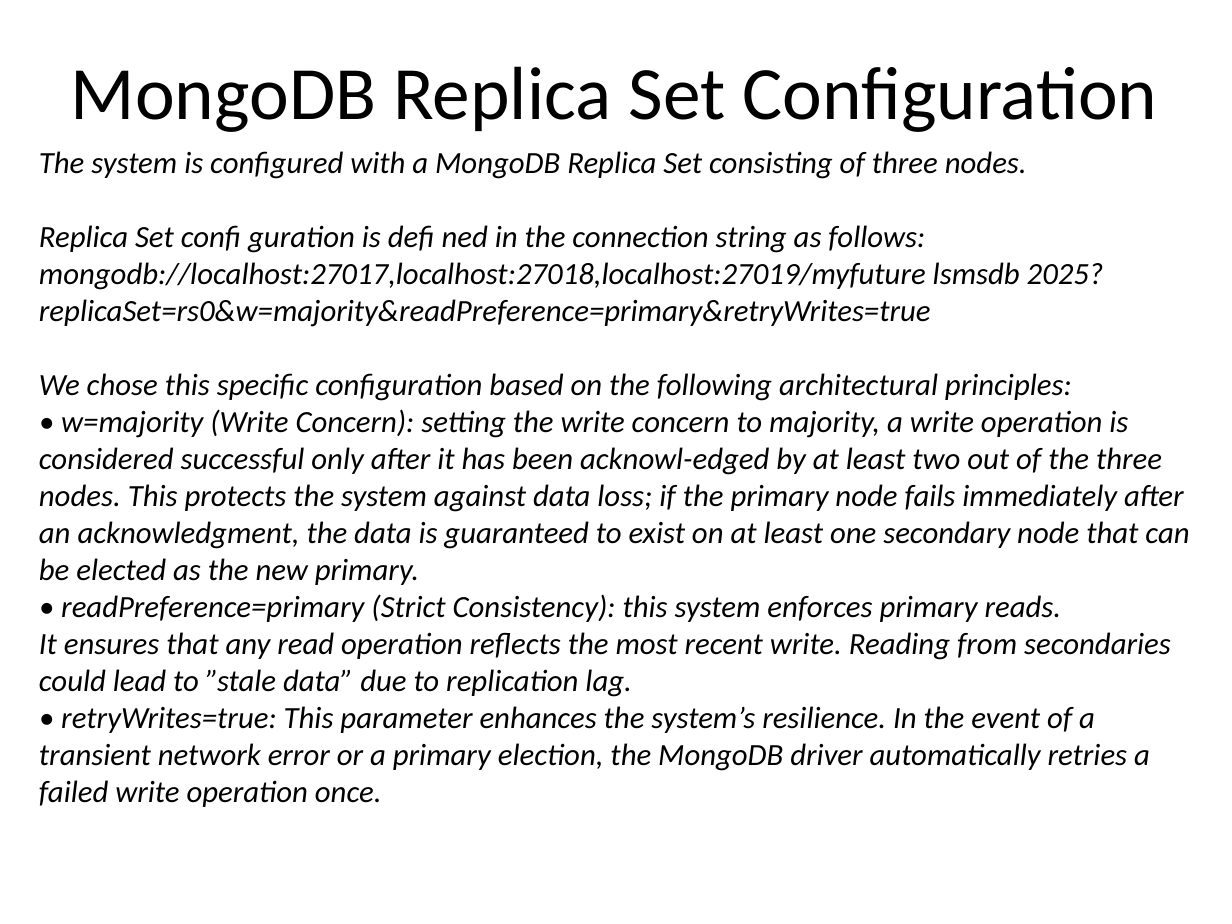
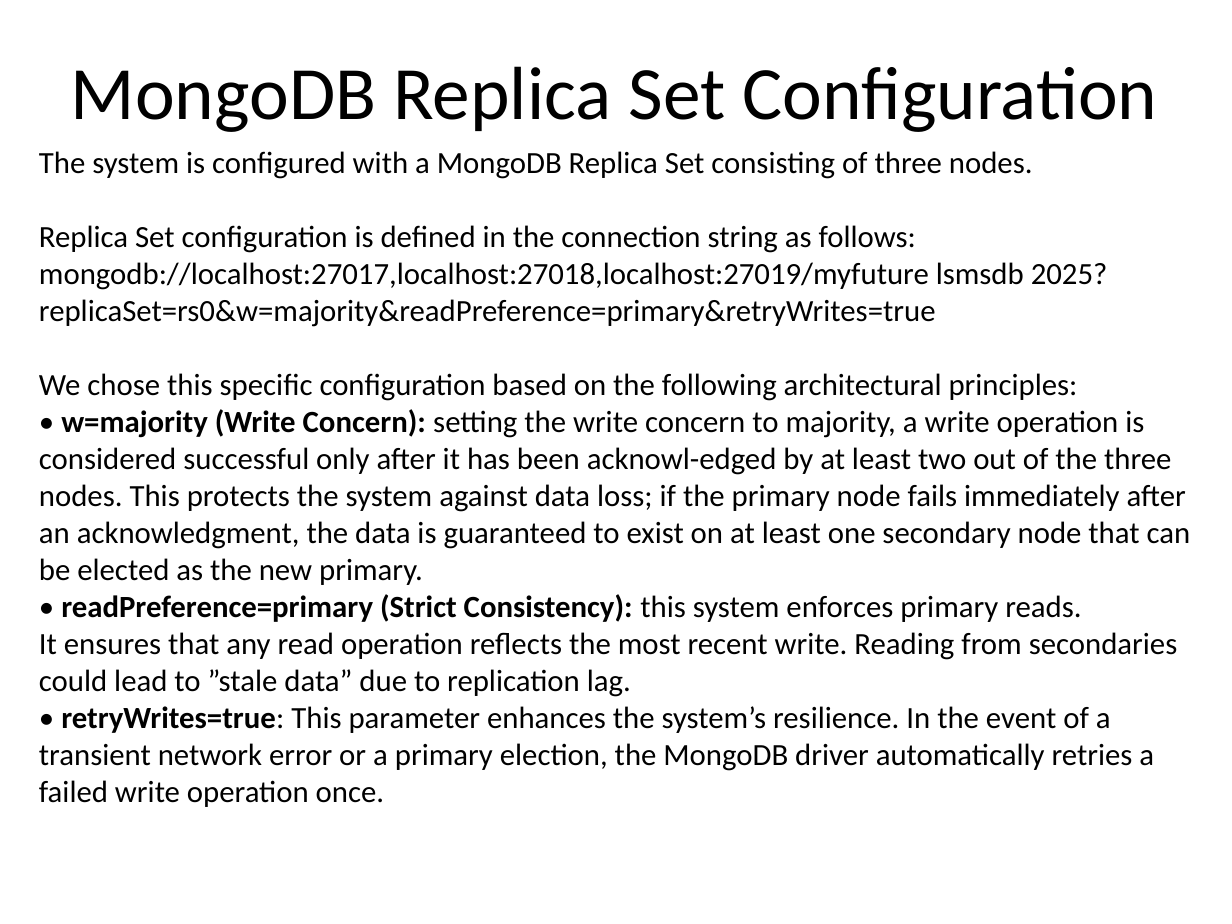
Before and after one commit to Arzazrel/Project_LSMSDB_25, a slide deck: slide 42 of documentation/Project_Presentation_MyFuture_Diana.pptx (slide 20 before the commit). Drawn at 1232x924 pixels with LibreOffice and Linux fonts; fonts in the diff are those of the drawing; background and template pictures are left out. Boxes give left, top, right and bottom in pixels: in the first picture for what was removed or moved away, otherwise in the second. Text is boxed around its words. In the diff, an @@ line names an element or a change of style, - is before the commit and + after.

```diff
--- a/documentation/Project_Presentation_MyFuture_Diana.pptx
+++ b/documentation/Project_Presentation_MyFuture_Diana.pptx
@@ text at (39,151,1191,807): italic off; bold on in "w=majority (Write Concern):", "readPreference=primary (Strict Consistency):", "retryWrites=true:" @@
@@ text at (39,225,916,253): text changed; italic off @@
-Replica Set confi guration is defi ned in the connection string as follows:
+Replica Set configuration is defined in the connection string as follows:
```
Also in this commit, not shown: 6 other slides changed, 37 slides added, 19 slides removed, 2 other files.
